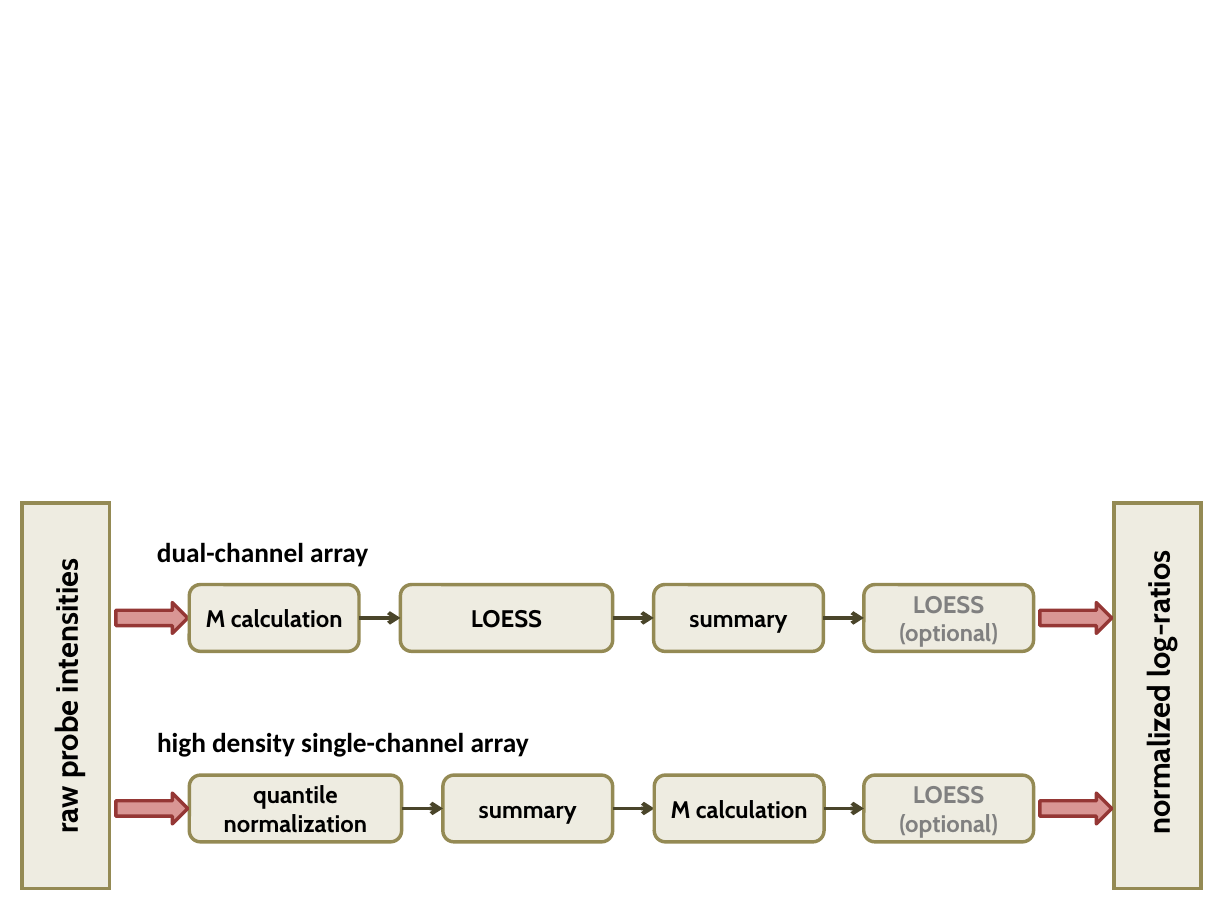
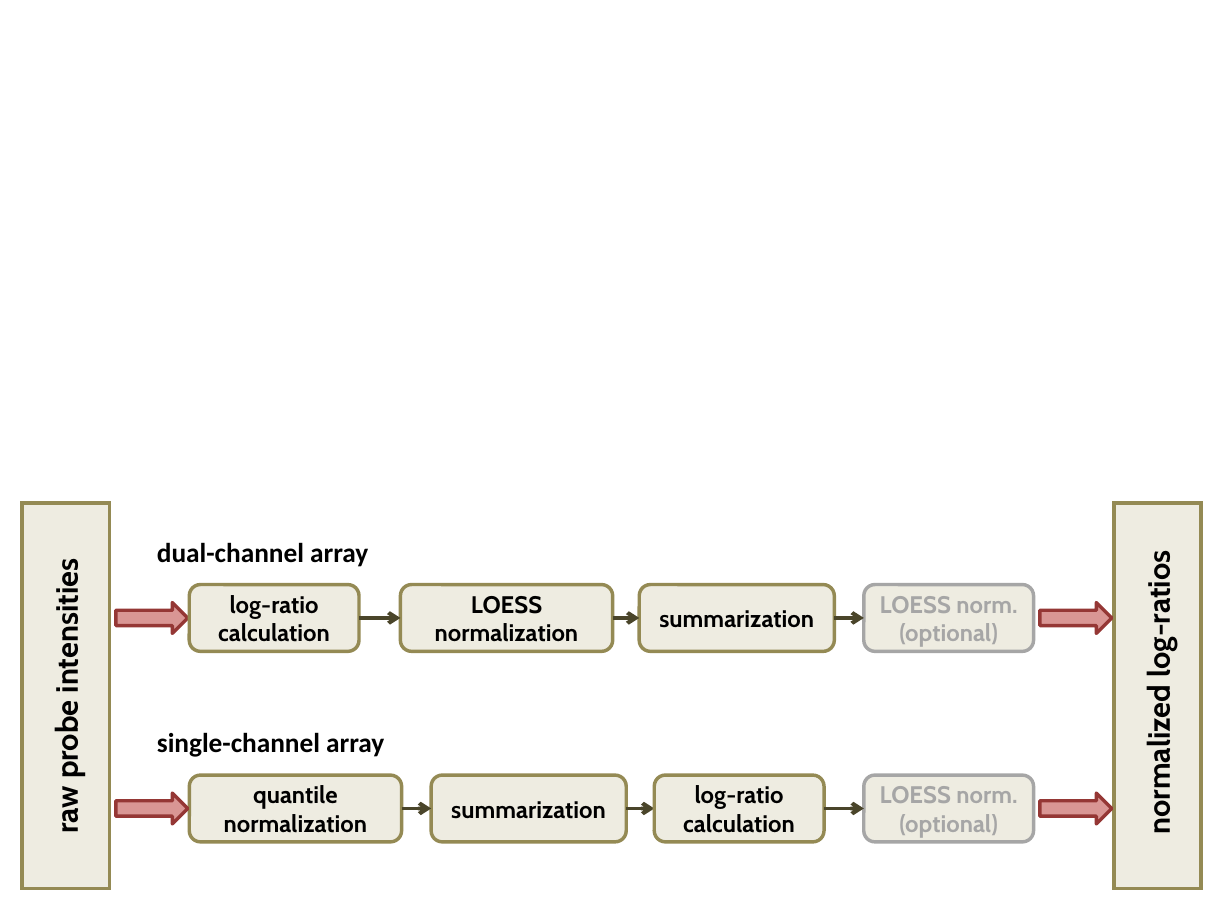
Before and after one commit to leoqiang/PhDThesis, a slide deck: slide 1 of Figures.&.Tables/COMMAND/COMMAND_pipelines.pptx. Drawn at 1232x924 pixels with LibreOffice and Linux fonts; fonts in the diff are those of the drawing. Boxes give left, top, right and bottom in pixels: in the first picture for what was removed or moved away, otherwise in the second. Text is boxed around its words. In the diff, an @@ line names an element or a change of style, - is before the commit and + after.

```diff
--- a/Figures.&.Tables/COMMAND/COMMAND_pipelines.pptx
+++ b/Figures.&.Tables/COMMAND/COMMAND_pipelines.pptx
@@ text in rounded rectangle at [218,595,330,642]: text changed @@
-M calculation
+log-ratio calculation
@@ text in rounded rectangle at [435,596,579,642]: text changed @@
-LOESS
+LOESS normalization
@@ rounded rectangle "summarization": place and size @@
-rounded rectangle "summarization" at [654,584,824,650]
+rounded rectangle "summarization" at [639,584,834,650]
@@ rounded rectangle "LOESS norm." at [864,584,1034,650]: outline #948A54 2 pt to #A6A6A6 2 pt @@
@@ text in rounded rectangle at [880,596,1017,613]: text changed; text colour #808080 to #A6A6A6 @@
-LOESS
+LOESS norm.
@@ arrow moved from (612, 618) - (654, 618) to (612, 618) - (639, 618) @@
@@ text in rounded rectangle at [659,610,814,628]: text changed @@
-summary
+summarization
@@ arrow moved from (823, 618) - (864, 618) to (834, 618) - (864, 618) @@
@@ text in rounded rectangle at [899,623,998,647]: text colour #808080 to #A6A6A6 in "(optional)" @@
@@ text at [157,732,384,757]: text changed @@
-high density single-channel array
+single-channel array
@@ rounded rectangle "summarization": place and size @@
-rounded rectangle "summarization" at [444,775,614,841]
+rounded rectangle "summarization" at [431,775,626,841]
@@ rounded rectangle "LOESS norm." at [864,775,1034,841]: outline #948A54 2 pt to #A6A6A6 2 pt @@
@@ arrow moved from (402, 808) - (444, 808) to (402, 808) - (431, 808) @@
@@ text in rounded rectangle at [451,801,606,819]: text changed @@
-summary
+summarization
@@ arrow moved from (612, 808) - (654, 808) to (626, 808) - (654, 808) @@
@@ text in rounded rectangle at [683,785,795,833]: text changed @@
-M calculation
+log-ratio calculation
@@ text in rounded rectangle at [880,786,1017,803]: text changed; text colour #808080 to #A6A6A6 @@
-LOESS
+LOESS norm.
@@ text in rounded rectangle at [899,814,998,838]: text colour #808080 to #A6A6A6 in "(optional)" @@
```
Also in this commit, not shown: 10 other files.
